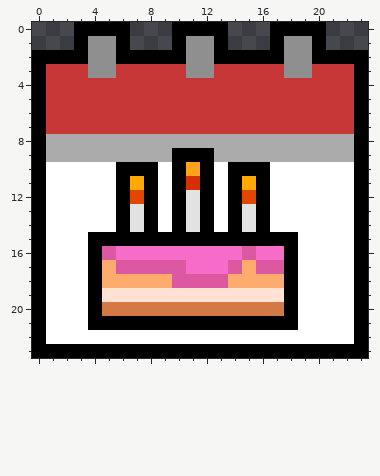
Two versions of one pixel-art sprite, 24_birthday.png. Above, as it was before the edit.
The file is 24x24 pixels. Colours within 5 levels of each other are drawn and written as one.
The result:
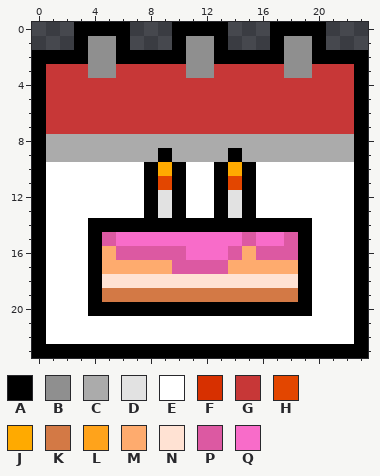
Palette (. is transparent): A #000000  B #8f8f8f  C #ababab  D #e2e2e2  E #ffffff  F #d73000  G #c73737  H #e34600  J #ffaa00  K #d37945  L #ffa31b  M #feab6e  N #ffe2d3  P #dc59a2  Q #f86cc9
The exact change:
@@ x 0..23 @@
  8 ACCCCCCCCCCCCCCCCCCCCCCA
- 9 ACCCCCCCCCAAACCCCCCCCCCA
-10 AEEEEEAAAEALAEAAAEEEEEEA
-11 AEEEEEAJAEAFAEAJAEEEEEEA
-12 AEEEEEAHAEADAEAHAEEEEEEA
-13 AEEEEEADAEADAEADAEEEEEEA
-14 AEEEEEADAEADAEADAEEEEEEA
-15 AEEEAAAAAAAAAAAAAAAEEEEA
-16 AEEEAPQQQQQQQQQPQQAEEEEA
-17 AEEEAMPPPPPQQQPMPPAEEEEA
-18 AEEEAMMMMMPPPPMMMMAEEEEA
-19 AEEEANNNNNNNNNNNNNAEEEEA
-20 AEEEAKKKKKKKKKKKKKAEEEEA
-21 AEEEAAAAAAAAAAAAAAAEEEEA
+ 9 ACCCCCCCCACCCCACCCCCCCCA
+10 AEEEEEEEAJAEEAJAEEEEEEEA
+11 AEEEEEEEAHAEEAHAEEEEEEEA
+12 AEEEEEEEADAEEADAEEEEEEEA
+13 AEEEEEEEADAEEADAEEEEEEEA
+14 AEEEAAAAAAAAAAAAAAAAEEEA
+15 AEEEAPQQQQQQQQQPQQPAEEEA
+16 AEEEAMPPPPPQQQPMPPPAEEEA
+17 AEEEAMMMMMPPPPMMMMMAEEEA
+18 AEEEANNNNNNNNNNNNNNAEEEA
+19 AEEEAKKKKKKKKKKKKKKAEEEA
+20 AEEEAAAAAAAAAAAAAAAAEEEA
+21 AEEEEEEEEEEEEEEEEEEEEEEA
 22 AEEEEEEEEEEEEEEEEEEEEEEA
Pixel boxes of the changes (left, top, right, bottom) in both pictures:
changed: (88, 148, 312, 330)
